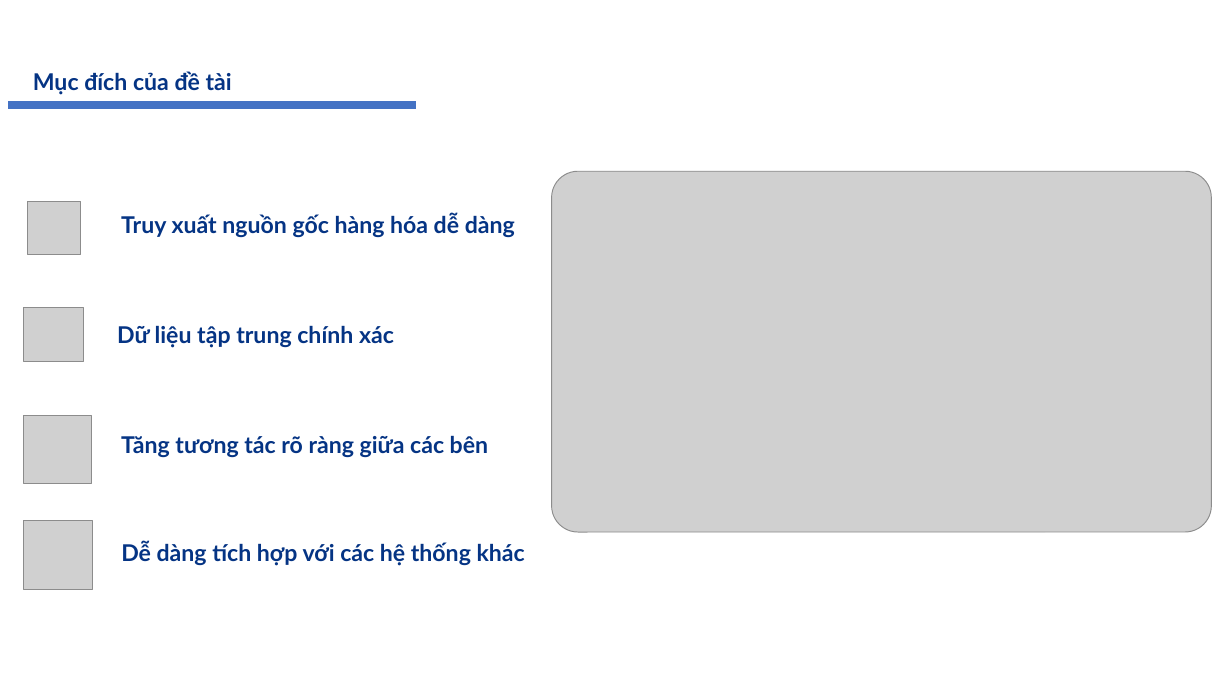
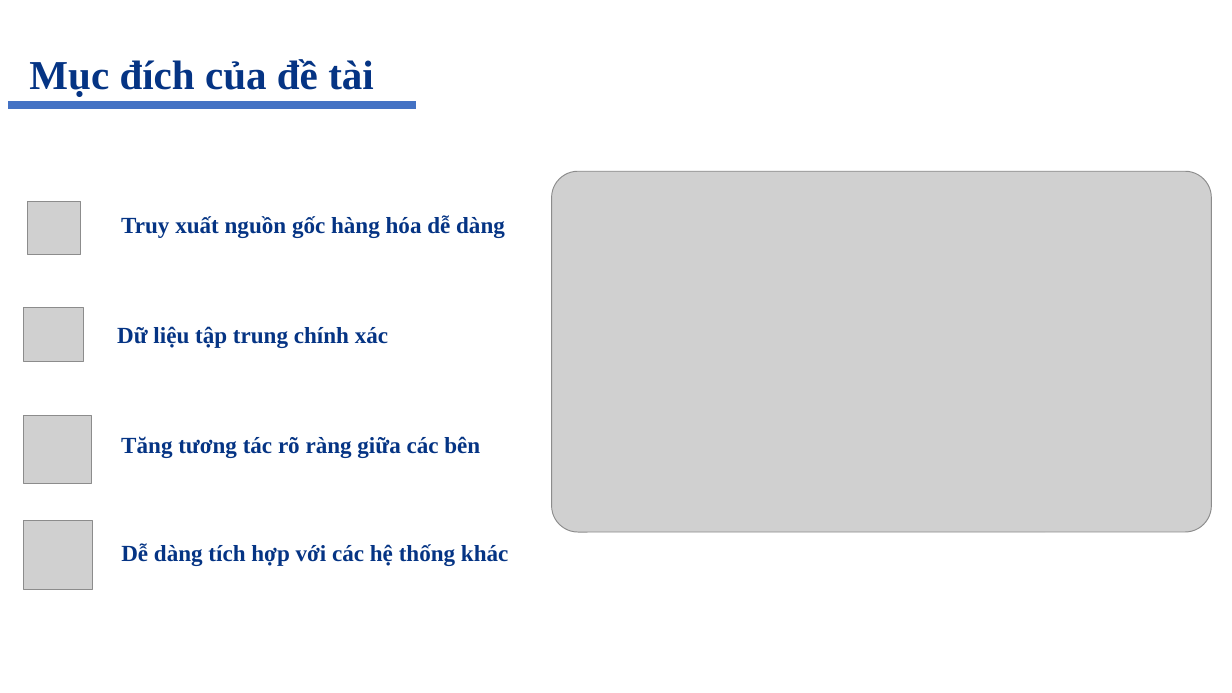
Before and after one commit to hieutran1997/delivery, a slide deck: slide 6 of documents/SlideReport.pptx (slide 5 before the commit). Drawn at 1232x693 pixels with LibreOffice and Linux fonts; fonts in the diff are those of the drawing; grey boxes stand for pictures; background and template pictures are left out. Boxes give left, top, right and bottom in pixels: in the first picture for what was removed or moved away, otherwise in the second. Text is boxed around its words. In the diff, an @@ line names an element or a change of style, - is before the commit and + after.

```diff
--- a/documents/SlideReport.pptx
+++ b/documents/SlideReport.pptx
@@ text "Mục đích của đề tài": place and size @@
-text "Mục đích của đề tài" at (33, 71, 232, 95)
+text "Mục đích của đề tài" at (29, 59, 374, 96)
@@ text "Mục đích của đề tài" at (29, 59, 374, 96): size 18 to 32 pt, font Lato to Times New Roman @@
@@ font Lato to Times New Roman in 4 elements at (121, 215, 505, 238), (117, 326, 388, 348), (121, 436, 480, 458), (121, 543, 508, 566) @@
```
Also in this commit, not shown: 7 other slides changed, 5 slides added.
